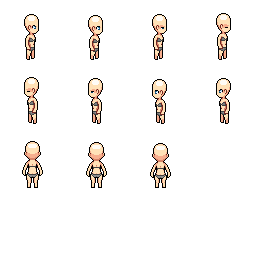
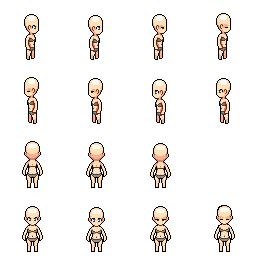
Two versions of the same layered image (256px x 256px). Layer-by-layer changes:
added group "Idle Front" with 4 layers over left=22, top=205, right=235, bottom=252
added layer "Vrstva 19" in group "Idle Front" over left=214, top=205, right=235, bottom=252
added layer "Vrstva 18" in group "Idle Front" over left=150, top=206, right=171, bottom=252
added layer "Vrstva 17" in group "Idle Front" over left=86, top=207, right=107, bottom=252
added layer "Vrstva 16" in group "Idle Front" over left=22, top=206, right=43, bottom=252
